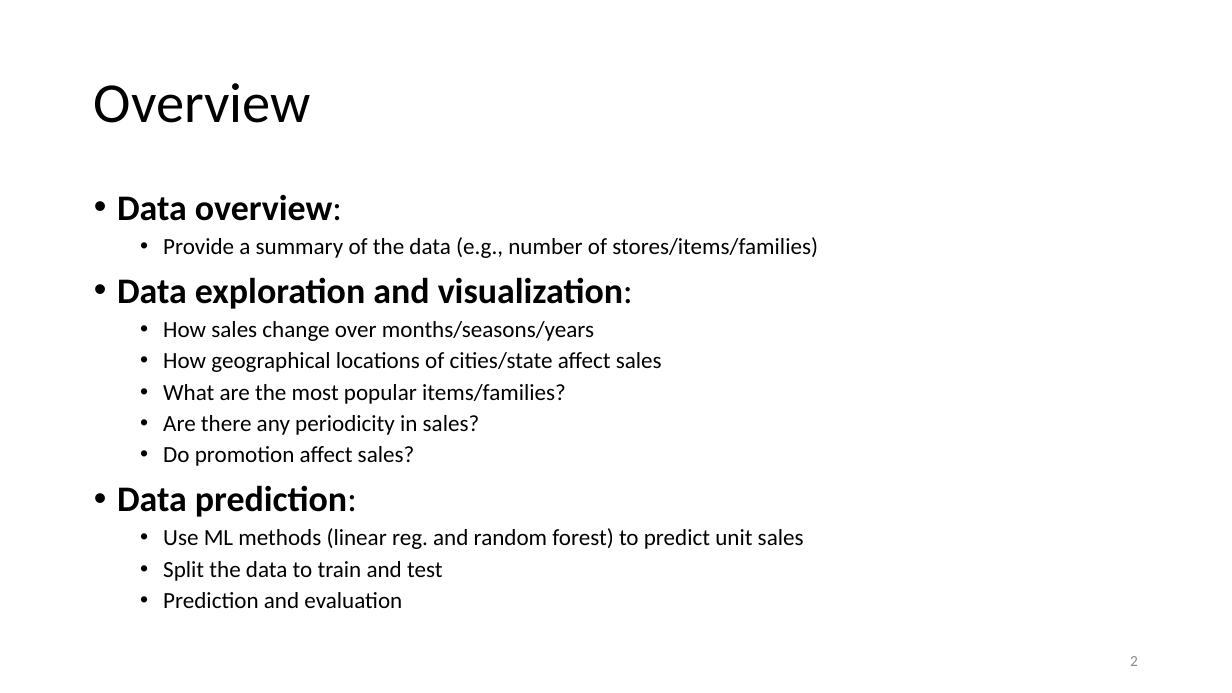
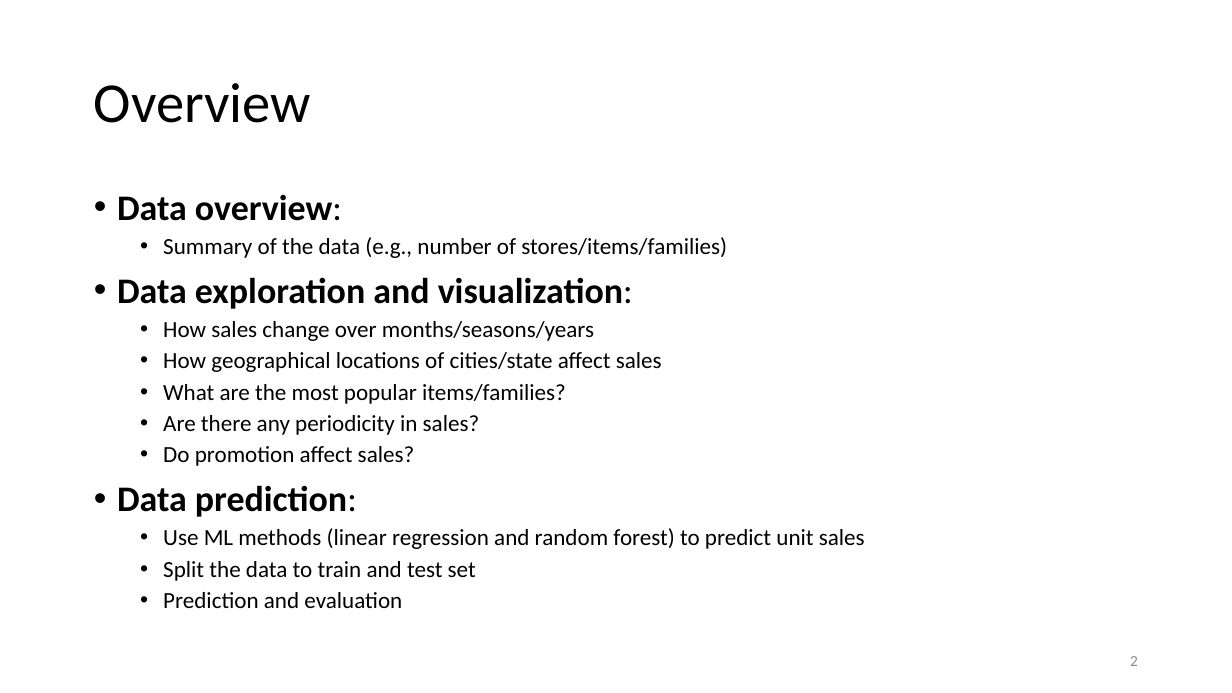
Before and after one commit to Masoud-Ghodrati/cl_test, a slide deck: slide 2 of visualizations_and_ppt/cl_test_presentation.pptx. Drawn at 1232x693 pixels with LibreOffice and Linux fonts; fonts in the diff are those of the drawing. Boxes give left, top, right and bottom in pixels: in the first picture for what was removed or moved away, otherwise in the second. Text is boxed around its words. In the diff, an @@ line names an element or a change of style, - is before the commit and + after.

```diff
--- a/visualizations_and_ppt/cl_test_presentation.pptx
+++ b/visualizations_and_ppt/cl_test_presentation.pptx
@@ text at bbox=[163, 237, 727, 258]: text changed @@
-  • Provide a summary of the data (e.g., number of stores/items/families)
+  • Summary of the data (e.g., number of stores/items/families)
@@ text at bbox=[163, 528, 865, 581]: text changed @@
-  • Use ML methods (linear reg. and random forest) to predict unit sales
-  • Split the data to train and test
+  • Use ML methods (linear regression and random forest) to predict unit sales
+  • Split the data to train and test set
```
Also in this commit, not shown: 11 other slides changed, 5 slides added, 3 slides removed.
